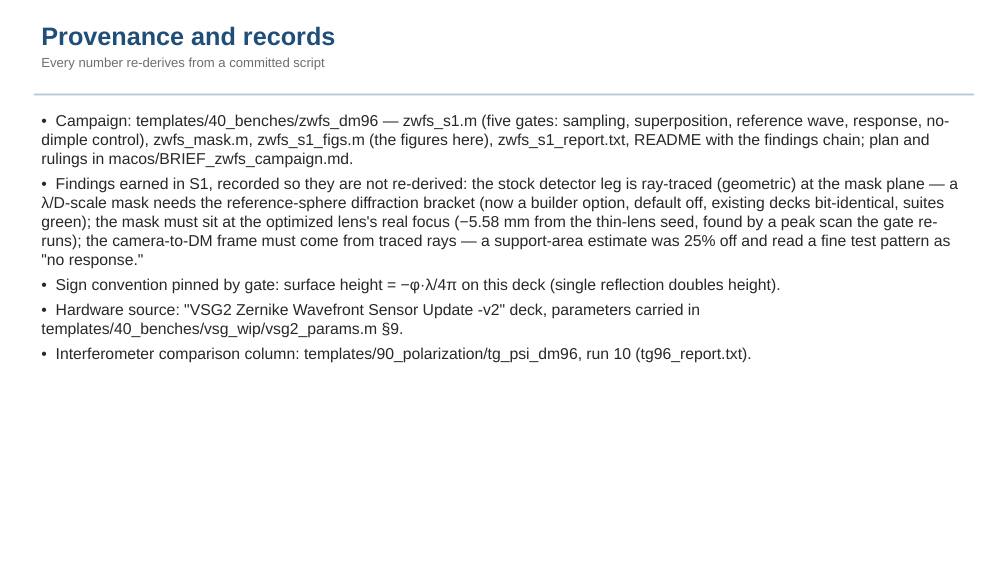
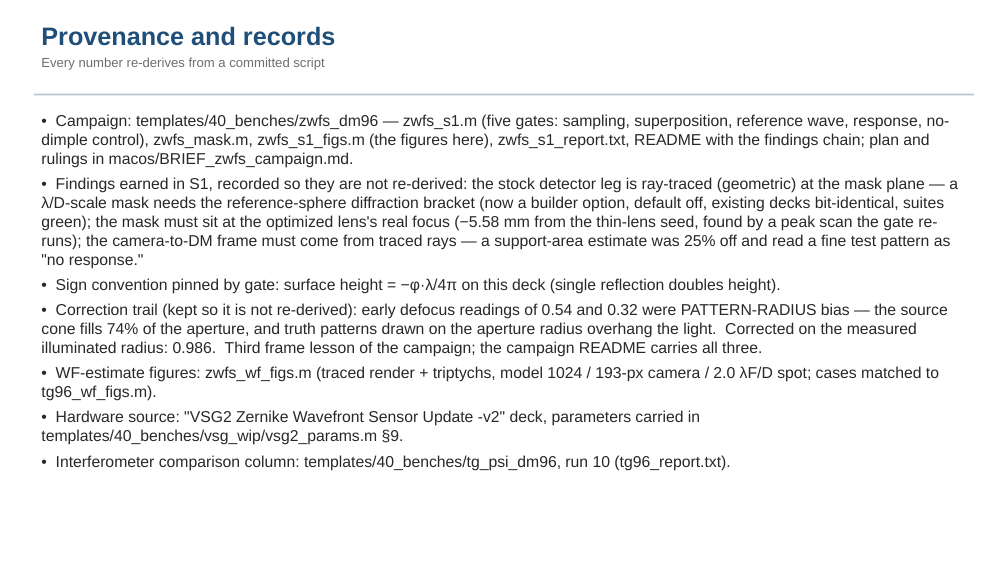
Before and after one commit to nasa-jpl/macos, a slide deck: slide 10 of demo_session/deck_zwfs.pptx (slide 9 before the commit). Drawn at 1008x567 pixels with LibreOffice and Linux fonts; fonts in the diff are those of the drawing. Boxes give left, top, right and bottom in pixels: in the first picture for what was removed or moved away, otherwise in the second. Text is boxed around its words. In the diff, an @@ line names an element or a change of style, - is before the commit and + after.

```diff
--- a/demo_session/deck_zwfs.pptx
+++ b/demo_session/deck_zwfs.pptx
@@ text at (41, 303, 948, 401): paragraphs added @@
+• Correction trail (kept so it is not re-derived): early defocus readings of 0.54 and 0.32 were PATTERN-RADIUS bias — the source cone fills 74% of the aperture, and truth patterns drawn on the aperture radius overhang the light. Corrected on the measured illuminated radius: 0.986. Third frame lesson of the campaign; the campaign README carries all three.
+• WF-estimate figures: zwfs_wf_figs.m (traced render + triptychs, model 1024 / 193-px camera / 2.0 λF/D spot; cases matched to tg96_wf_figs.m).
@@ text at (56, 455, 730, 471): text changed @@
-• Interferometer comparison column: templates/90_polarization/tg_psi_dm96, run 10 (tg96_report.txt).
+• Interferometer comparison column: templates/40_benches/tg_psi_dm96, run 10 (tg96_report.txt).
```
Also in this commit, not shown: 4 other slides changed, 1 slide added, 9 other files.
